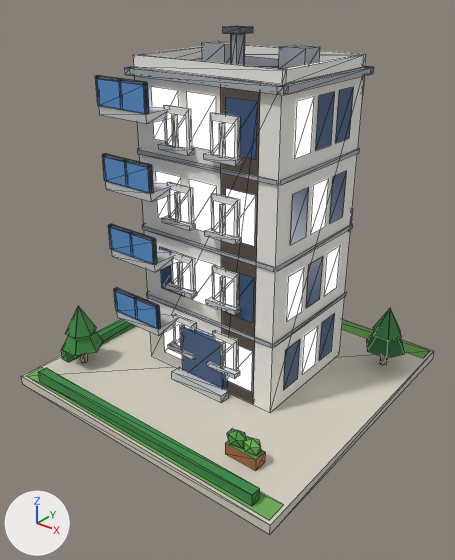
Renders of the glTF model public/models/05.glb from each side of a commit.
Rendered twice from a camera (50 mm lens) standing at (1.068, -1.373, 1.174) and looking at (0.03, -0.075, 0.369). Every picture has the same lights, and +X, +Y and +Z are marked at lower left. The first picture is the older version. Mesh edges are drawn as thin lines. Vertices at exactly the same position are counted once.

The first picture shows 'b05'.
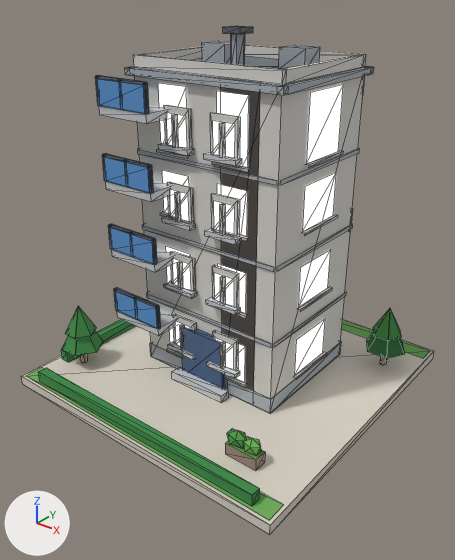
Edits to the bpy script that builds the scene:
```text
Change mat_wall_white:
    where n2 = _N.new('ShaderNodeMix'); n2.name = 'Mix'
    n2.inputs[7].default_value: (0.896, 0.88, 0.823, 1.0) -> (0.68, 0.658, 0.617, 1.0)  # 'B', white #f3f1ea -> 'B', light grey #d7d4ce
Change mat_glass_dark:
    where n0 = _N.new('ShaderNodeBsdfPrincipled'); n0.name = 'Principled BSDF'
    n0.inputs[2].default_value: 0.2 -> 0.1  # 'Roughness'
Change mat_wall_wood:
    where n2 = _N.new('ShaderNodeMix'); n2.name = 'Mix'
    n2.inputs[7].default_value: (0.392, 0.138, 0.0423, 1.0) -> (0.342, 0.25, 0.209, 1.0)  # 'B', brown #a8683a -> 'B', brown #9e897e
Add mat_glow_window_res:
    mat_glow_window_res = bpy.data.materials.new('glow_window_res')
    # nodes: BsdfPrincipled, Mix, OutputMaterial, VertexColor
    # colours: blue #3d5a82, mixed with the vertex colours
Change me_b05:
    remove me_b05.from_pydata(...)  # 971 vertices, 1030 faces; spans x -0.48..0.48, y -0.48..0.48, z 0.0..1.055
    add me_b05.from_pydata(...)  # 1027 vertices, 1088 faces; spans x -0.48..0.48, y -0.48..0.48, z 0.0..1.055
    me_b05 part 1: the loose piece of 8 vertices spanning x -0.48..0.48, y -0.48..0.48, z 0.0..0.03 is copied, and the copy is scaled about its middle by (0.506, 0.423, 1.69), then moved by (0.0, 0.06, 0.04), in mat_slab; it spans x -0.243..0.243, y -0.143..0.263, z 0.03..0.081
    me_b05 part 2: the loose piece of 4 vertices spanning x 0.243, y 0.022..0.098, z 0.536..0.674 is rebuilt with 4 vertices and now spans x 0.243, y -0.02..0.14, z 0.557..0.681, in mat_glow_window_res
    me_b05 part 3: the loose piece of 4 vertices spanning x 0.079..0.175, y -0.143, z 0.766..0.904 is rebuilt with 4 vertices and now spans x 0.05..0.149, y -0.143, z 0.741..0.916, in mat_glow_window_res
    me_b05 part 4: the loose piece of 4 vertices spanning x -0.175..-0.079, y -0.143, z 0.766..0.904 is rebuilt with 4 vertices and now spans x -0.149..-0.05, y -0.143, z 0.741..0.916, in mat_glow_window_res
    me_b05 part 5: the loose piece of 4 vertices spanning x 0.243, y 0.022..0.098, z 0.766..0.904 is rebuilt with 4 vertices and now spans x 0.243, y -0.02..0.14, z 0.741..0.916, in mat_glow_window_res
    me_b05 part 6: the loose piece of 4 vertices spanning x -0.175..-0.079, y -0.143, z 0.076..0.214 is rebuilt with 4 vertices and now spans x -0.149..-0.05, y -0.143, z 0.097..0.221, in mat_glow_window_res
    me_b05 part 7: the loose piece of 4 vertices spanning x 0.079..0.175, y -0.143, z 0.076..0.214 is rebuilt with 4 vertices and now spans x 0.05..0.149, y -0.143, z 0.097..0.221, in mat_glow_window_res
    me_b05 part 8: the loose piece of 4 vertices spanning x 0.243, y 0.022..0.098, z 0.076..0.214 is rebuilt with 4 vertices and now spans x 0.243, y -0.02..0.14, z 0.097..0.221, in mat_glow_window_res
    me_b05 part 9: the loose piece of 4 vertices spanning x -0.175..-0.079, y -0.143, z 0.306..0.444 is rebuilt with 4 vertices and now spans x -0.149..-0.05, y -0.143, z 0.327..0.451, in mat_glow_window_res
    me_b05 part 10: the loose piece of 4 vertices spanning x 0.079..0.175, y -0.143, z 0.306..0.444 is rebuilt with 4 vertices and now spans x 0.05..0.149, y -0.143, z 0.327..0.451, in mat_glow_window_res
    me_b05 part 11: the loose piece of 4 vertices spanning x 0.243, y 0.022..0.098, z 0.306..0.444 is rebuilt with 4 vertices and now spans x 0.243, y -0.02..0.14, z 0.327..0.451, in mat_glow_window_res
    me_b05 part 12: 23 loose pieces with 92 vertices, spanning x -0.243..0.243, y -0.143..0.263, z 0.076..0.904, are deleted
    me_b05 part 13: 20 vertices removed from x -0.048..0.048, y -0.143..0.263, z 0.076..0.674; 160 vertices added at x -0.254..0.254, y -0.154..0.273, z 0.089..0.741
    other edits to the shape of me_b05 do not show in these pictures
    add me_b05.materials.append(mat_glow_window_res)
```

Pixel boxes [x1, y1, x2, y2] of what changed, in the pictures (455 x 560 px):
'b05', surface changed, reshaped: [21, 25, 434, 535] in both
part 1 of me_b05, added: after [150, 341, 342, 414]
part 2 of me_b05, rebuilt (79% wider): before [311, 179, 329, 234]; after [303, 173, 336, 231]
part 3 of me_b05, rebuilt (22% taller): before [226, 97, 258, 159]; after [217, 91, 249, 167]
part 4 of me_b05, rebuilt: before [152, 87, 179, 141]; after [158, 83, 187, 143]
part 5 of me_b05, rebuilt (85% wider, 34% taller): before [316, 92, 335, 150]; after [307, 85, 343, 163]
part 6 of me_b05, rebuilt: before [164, 328, 182, 359]; after [170, 328, 174, 343]
part 7 of me_b05, rebuilt: before [226, 346, 253, 392]; after [235, 344, 245, 383]
part 8 of me_b05, rebuilt (82% wider, 14% taller): before [302, 326, 318, 375]; after [295, 319, 325, 375]
part 9 of me_b05, rebuilt: before [160, 247, 185, 297]; after [166, 247, 191, 283]
part 10 of me_b05, rebuilt (7% shorter): before [226, 269, 254, 323]; after [218, 264, 246, 314]
part 11 of me_b05, rebuilt (78% wider, 12% taller): before [306, 257, 323, 308]; after [299, 250, 330, 307]
part 12 of me_b05, deleted: before [156, 87, 354, 389]
part 13 of me_b05, reshaped: before [191, 257, 218, 336]; after [156, 149, 343, 387]
